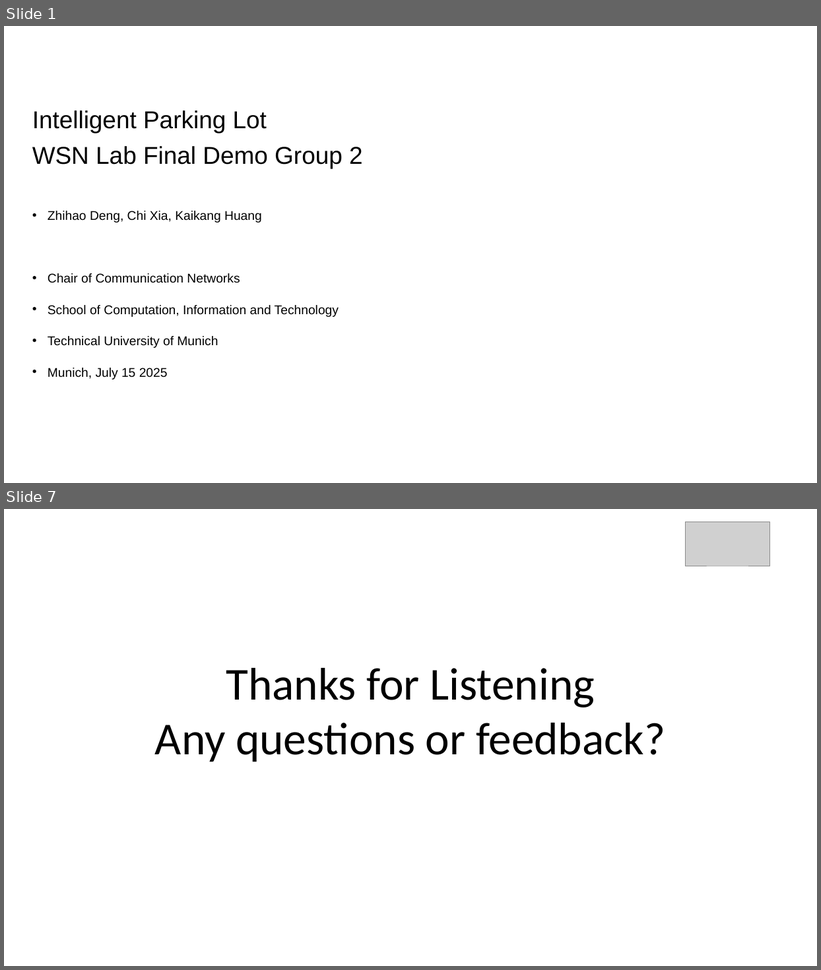
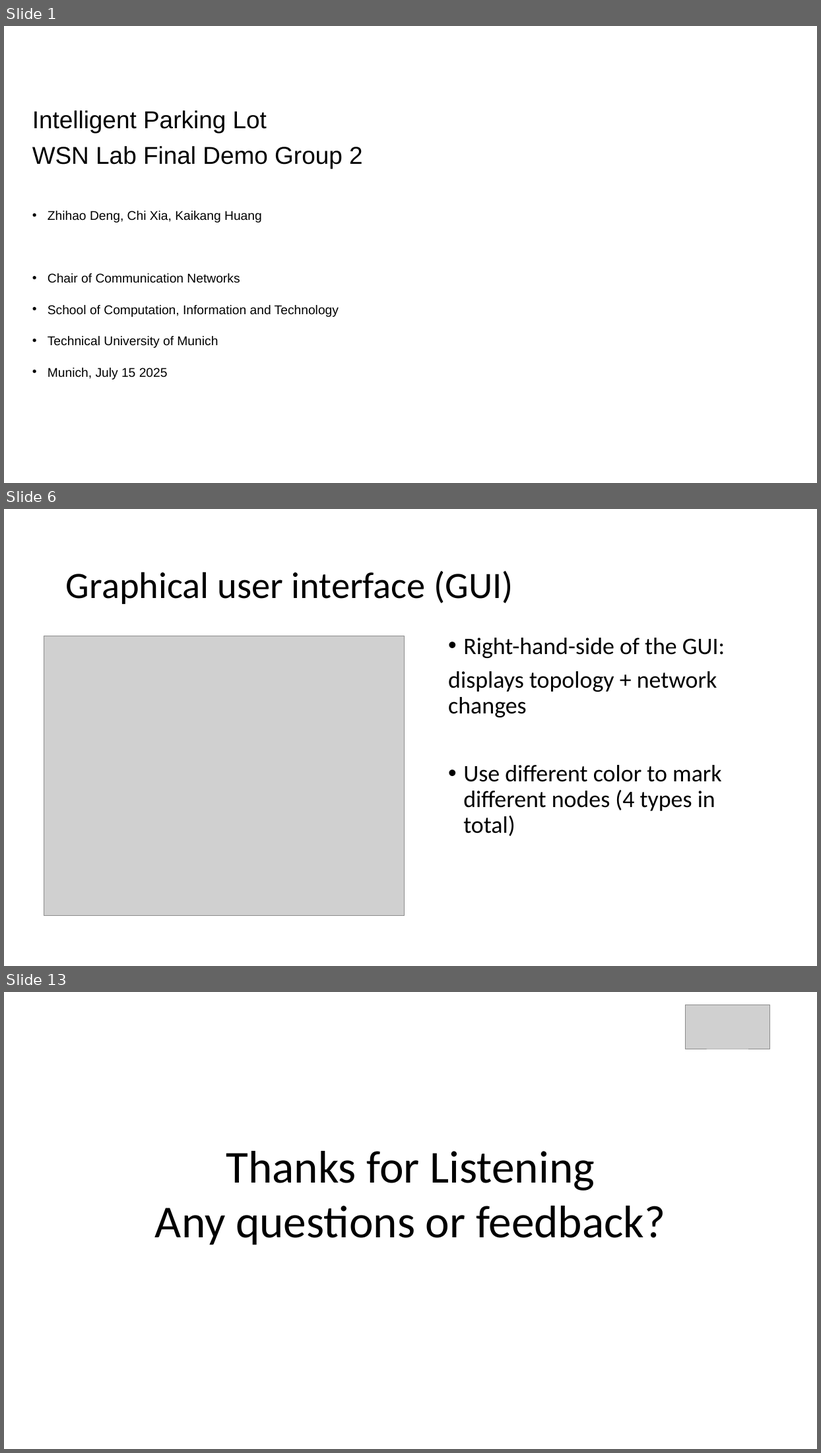
Before and after one commit to Codaxx/WSN_Lab_2025, a slide deck: wsnlab-ss25-final-group2.pptx. Shown one above the other, each under a label of ours: slides 1 and 7 before the commit, slides 1, 6 and 13 after it; the slides between them are not shown. The pictures are 821x970 and 821x1453 pixels, drawn with LibreOffice and Linux fonts; fonts in the diff are those of the drawing; grey boxes stand for pictures; background and template pictures are left out. Boxes give left, top, right and bottom in pixels: in the first picture for what was removed or moved away, otherwise in the second. Text is boxed around its words. In the diff, an @@ line names an element or a change of style, - is before the commit and + after.

```diff
--- a/wsnlab-ss25-final-group2.pptx
+++ b/wsnlab-ss25-final-group2.pptx
@@ slide 6 added at [4,509,817,966], background #FFFFFF @@
@@ title added at [66,571,514,604], 44 pt, text #000000 @@
+Graphical user interface (GUI)
@@ picture added at [44,636,405,916] @@
@@ text added at [448,638,725,836], 28 pt, text #000000 @@
+• Right-hand-side of the GUI:
+displays topology + network changes
+• Use different color to mark different nodes (4 types in total)
@@ what was slide 7 is now slide 13 @@
```
Also in this commit, not shown: 3 slides changed, 7 other slides added, 2 slides removed.
